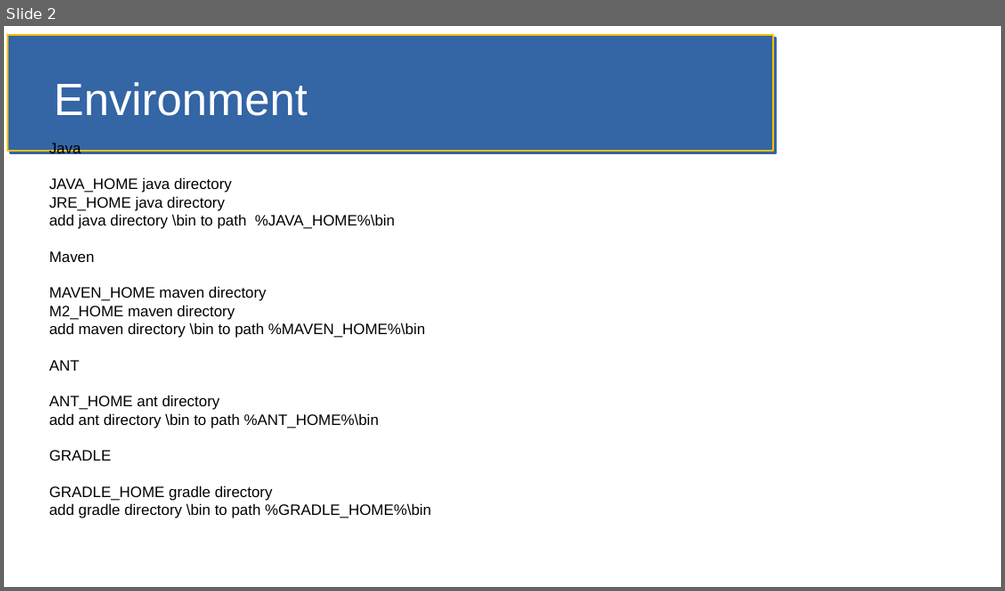
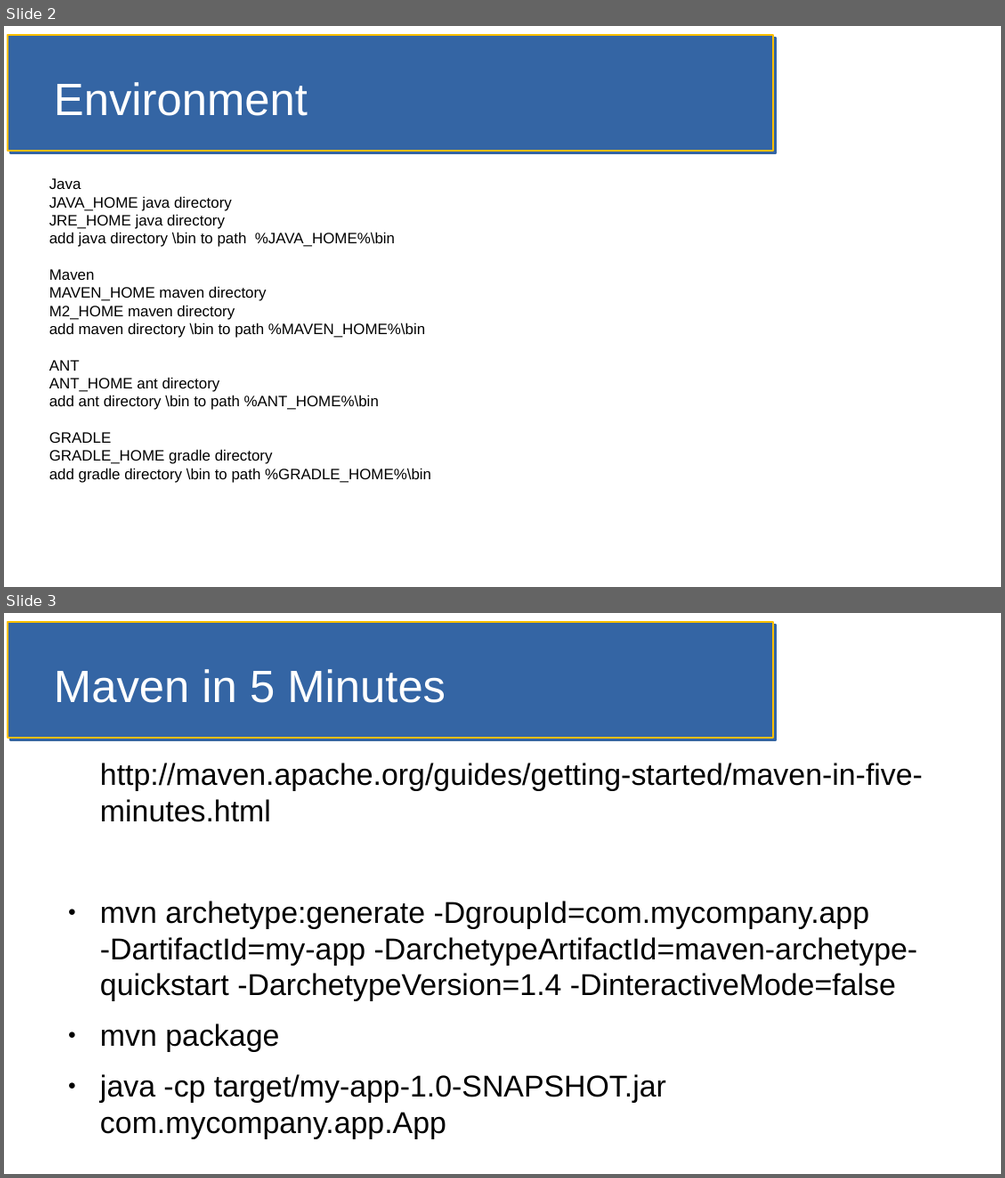
Before and after one commit to jfdoyle3/maven_class, a slide deck: slides/maven.odp. Shown one above the other, each under a label of ours: slide 2 before the commit, slides 2 and 3 after it. The pictures are 1005x591 and 1005x1178 pixels, drawn with LibreOffice and Linux fonts; fonts in the diff are those of the drawing. Boxes give left, top, right and bottom in pixels: in the first picture for what was removed or moved away, otherwise in the second. Text is boxed around its words. In the diff, an @@ line names an element or a change of style, - is before the commit and + after.

```diff
--- a/slides/maven.odp
+++ b/slides/maven.odp
@@ slide 3 added at (x1=4, y1=613, x2=1001, y2=1174), background #FFFFFF; not listed: 1 template element that a slide beside it also shows @@
@@ title added at (x1=54, y1=669, x2=445, y2=703), 36 pt, text #FFFFFF @@
+Maven in 5 Minutes
@@ text added at (x1=100, y1=763, x2=922, y2=1103), 24.1 pt, text #000000 @@
+http://maven.apache.org/guides/getting-started/maven-in-five-minutes.html
+● mvn archetype:generate -DgroupId=com.mycompany.app -DartifactId=my-app -DarchetypeArtifactId=maven-archetype-quickstart -DarchetypeVersion=1.4 -DinteractiveMode=false
+● mvn package
+● java -cp target/my-app-1.0-SNAPSHOT.jar com.mycompany.app.App
@@ slide 2 changed as well @@
@@ subtitle "Java" rewrapped from (x1=49, y1=143, x2=431, y2=518) to (x1=49, y1=178, x2=431, y2=483) @@
```
Also in this commit, not shown: 1 other slide changed, 1 other slide added, 16 other files.
